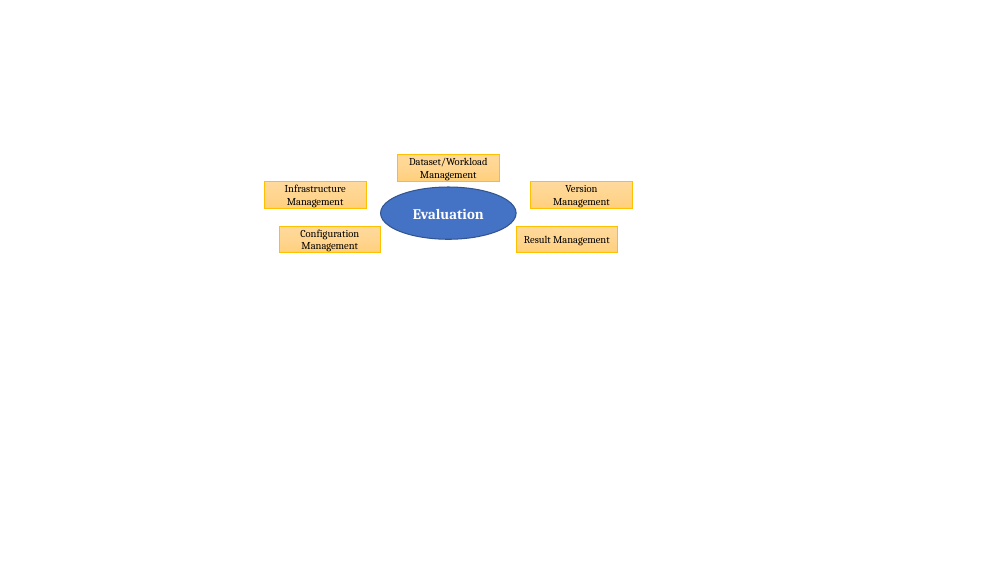
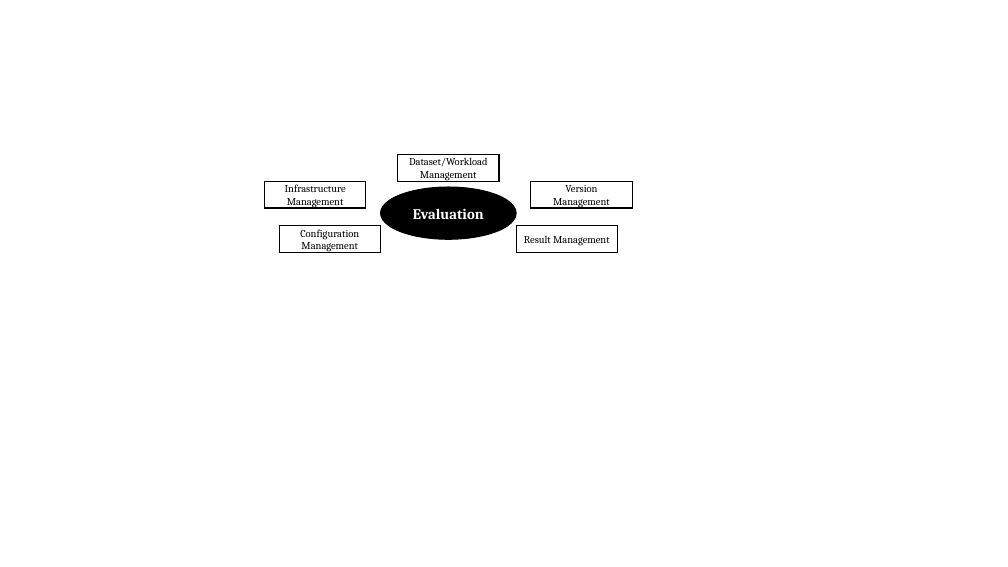
Before and after one commit to Cecca/running-experiments, a slide deck: slide 1 of figs/discussion_points.pptx. Drawn at 1008x567 pixels with LibreOffice and Linux fonts; fonts in the diff are those of the drawing. Boxes give left, top, right and bottom in pixels: in the first picture for what was removed or moved away, otherwise in the second. Text is boxed around its words. In the diff, an @@ line names an element or a change of style, - is before the commit and + after.

```diff
--- a/figs/discussion_points.pptx
+++ b/figs/discussion_points.pptx
@@ ellipse "Evaluation" at (380,187,516,239): fill #4472C4 to #000000; outline #325491 1 pt to #000000 1 pt @@
@@ fill gradient #FFDB9E to #FFD590 to #FFD07C to #FFFFFF; outline #FFC000 0.5 pt to #000000 1 pt in 5 elements at (398,154,499,181), (265,181,366,209), (279,226,380,253), (531,181,632,209), (516,226,618,253) @@
```
Also in this commit, not shown: 1 other file.
